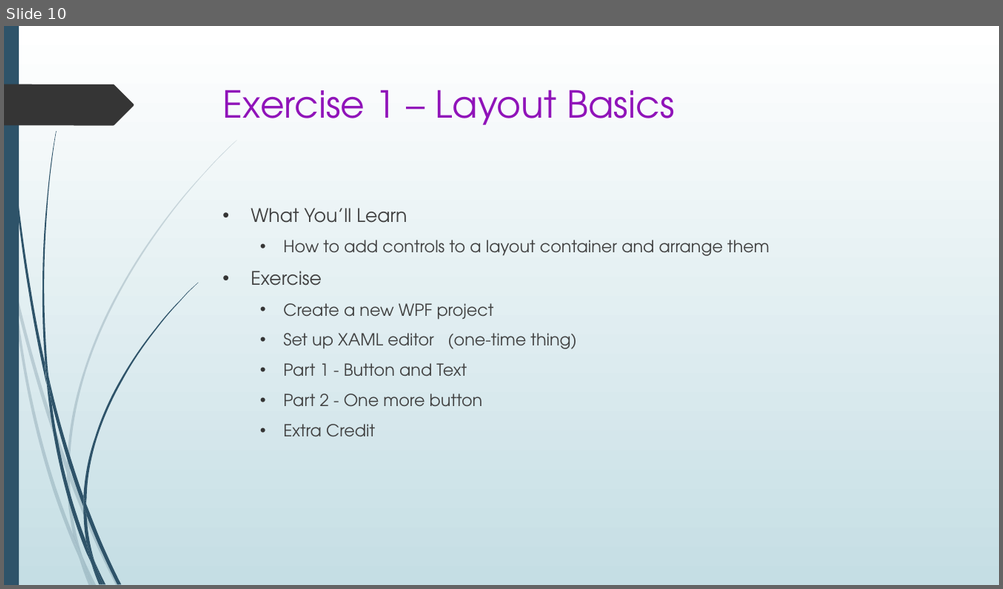
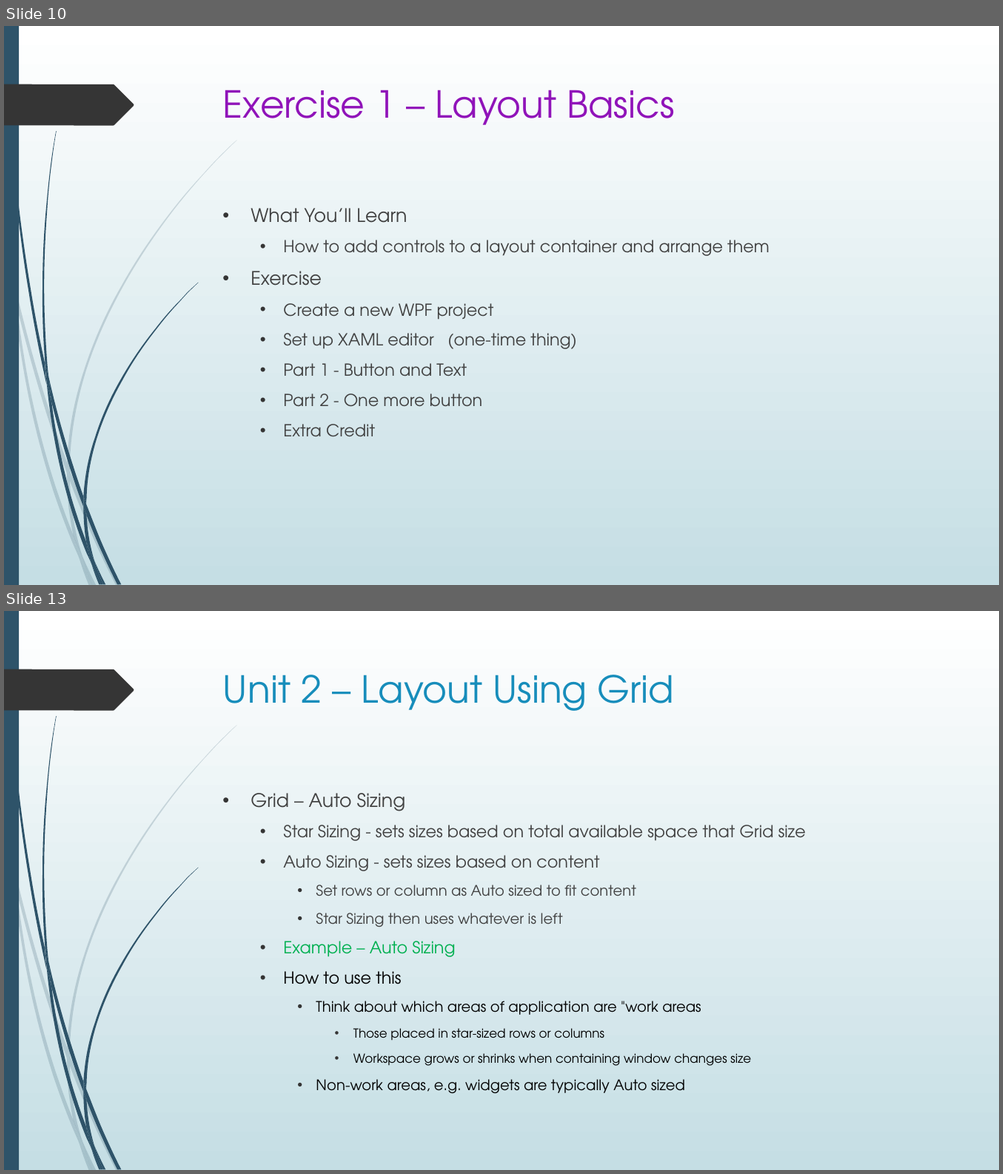
Before and after one commit to seanpsexton/wpf-workshop-solutions, a slide deck: WPF-Workshop-Sexton-Oct2023.pptx. Shown one above the other, each under a label of ours: slide 10 before the commit, slides 10 and 13 after it; the slides between them are not shown. The pictures are 1003x589 and 1003x1174 pixels, drawn with LibreOffice and Linux fonts; fonts in the diff are those of the drawing. Boxes give left, top, right and bottom in pixels: in the first picture for what was removed or moved away, otherwise in the second. Text is boxed around its words. In the diff, an @@ line names an element or a change of style, - is before the commit and + after.

Commit message:
Add Unit 2 to PPT

```diff
--- a/WPF-Workshop-Sexton-Oct2023.pptx
+++ b/WPF-Workshop-Sexton-Oct2023.pptx
@@ slide 13 added at <box>4,611,999,1170</box>, background gradient #FFFFFF to #C5DEE5; not listed: 24 template elements that a slide beside it also shows @@
@@ title added at <box>223,675,674,711</box>, 36 pt, text #178DBB @@
+Unit 2 – Layout Using Grid
@@ text added at <box>250,793,805,1094</box>, 14 pt, text #000000 @@
+• Grid – Auto Sizing
+  • Star Sizing - sets sizes based on total available space that Grid size
+  • Auto Sizing - sets sizes based on content
+    • Set rows or column as Auto sized to fit content
+    • Star Sizing then uses whatever is left
+  • Example – Auto Sizing
+  • How to use this
+    • Think about which areas of application are "work areas
+      • Those placed in star-sized rows or columns
+      • Workspace grows or shrinks when containing window changes size
+    • Non-work areas, e.g. widgets are typically Auto sized
```
Also in this commit, not shown: 1 slide changed, 5 other slides added.
